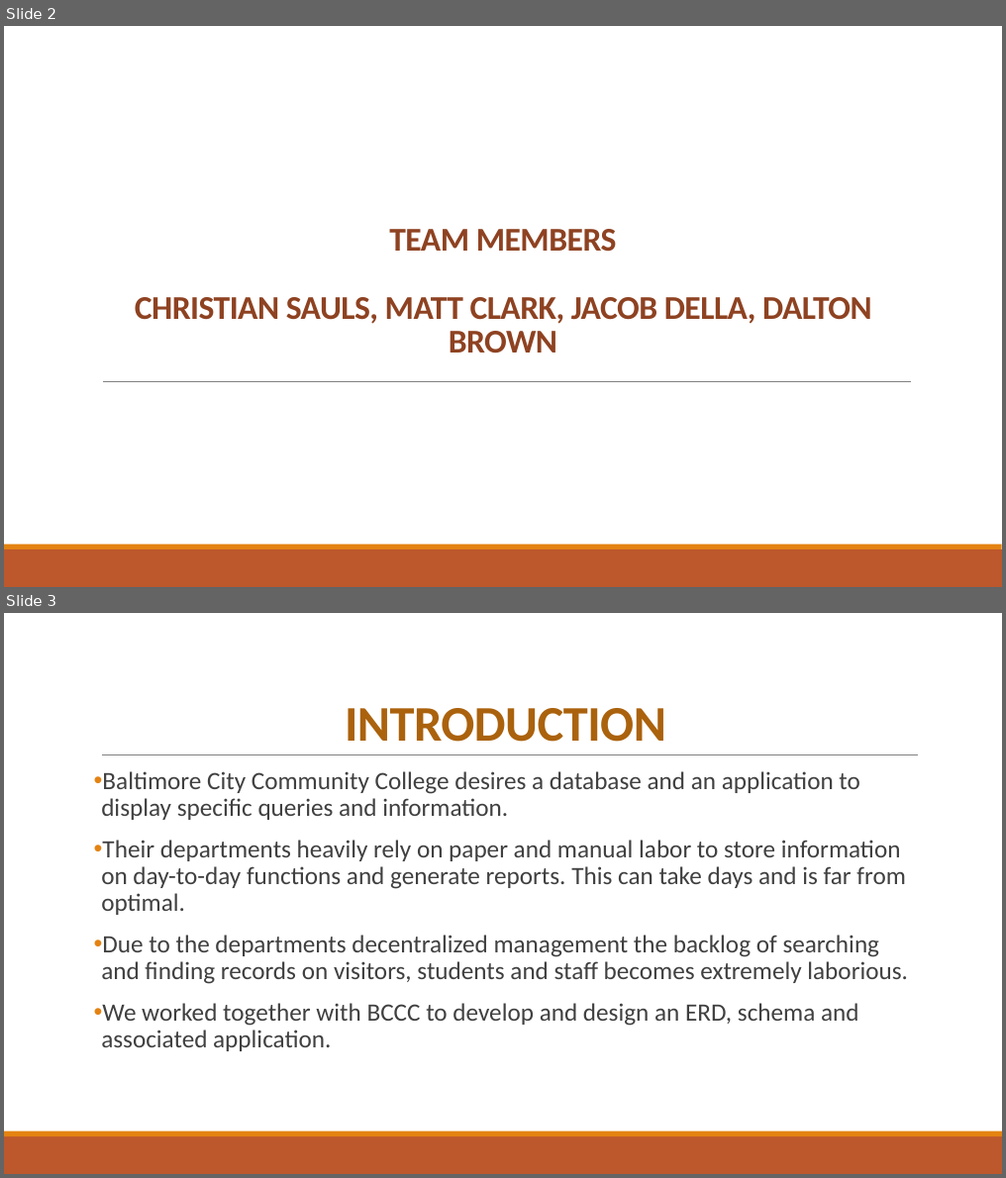
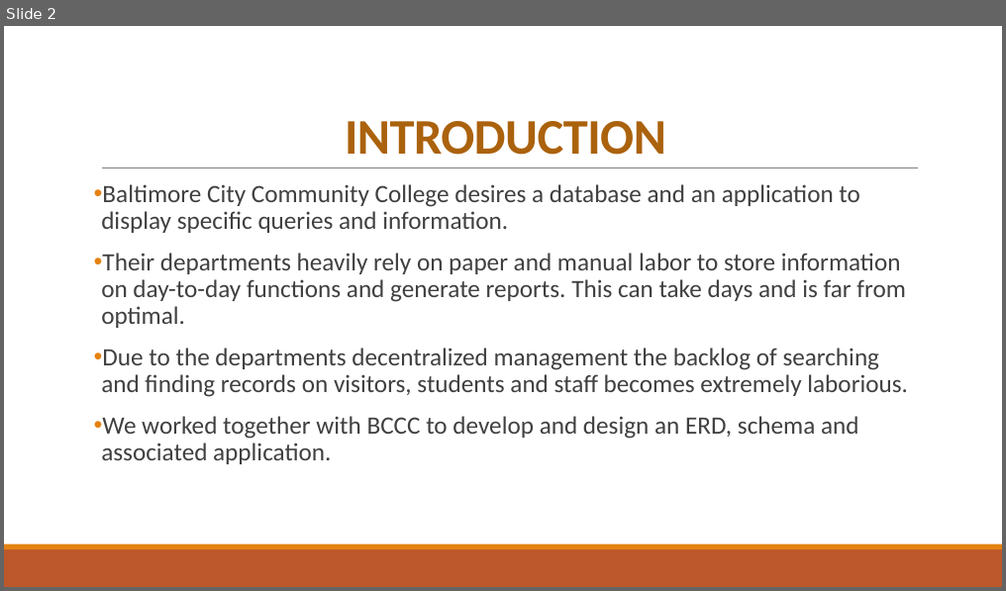
Before and after one commit to dellathefella/COSC457Project, a slide deck: Documentation/BCCC Presentation.pptx. Shown one above the other, each under a label of ours: slides 2 and 3 before the commit, slide 2 after it. The pictures are 1006x1178 and 1006x591 pixels, drawn with LibreOffice and Linux fonts; fonts in the diff are those of the drawing. Boxes give left, top, right and bottom in pixels: in the first picture for what was removed or moved away, otherwise in the second. Text is boxed around its words. In the diff, an @@ line names an element or a change of style, - is before the commit and + after.

```diff
--- a/Documentation/BCCC Presentation.pptx
+++ b/Documentation/BCCC Presentation.pptx
@@ slide 2 removed at <box>4,26,1002,587</box>, background #FFFFFF; not listed: 2 template elements that a slide beside it also shows @@
@@ title removed at <box>135,229,872,354</box> @@
-TEAM MEMBERS
-CHRISTIAN SAULS, MATT CLARK, JACOB DELLA, DALTON BROWN
@@ line removed from (103, 381) to (912, 381) @@
@@ what was slide 3 is now slide 2 @@
```
Also in this commit, not shown: 9 slides changed, 2 slides added, 1 other slide removed, 4 other files.
